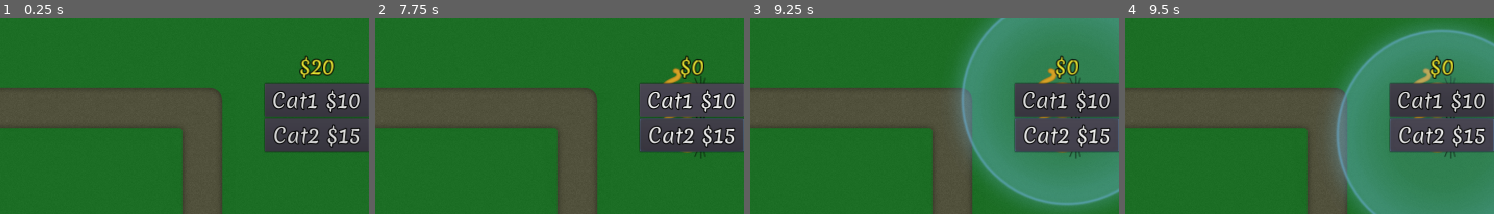
Above: before the commit, frames 1-4 (left to right).
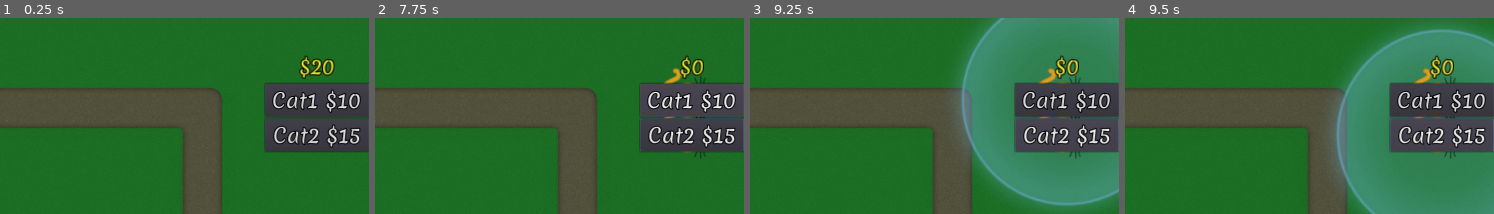
Above: after the commit, the same moments.

Repository: vibrunazo/godot-cats
Game: Godot game, scene res://scenes/Map.tscn
Two runs of this game, one before a commit and one after it. Both use one fixed random seed, a clock stepped at 60 frames per second and the inputs below.
Inputs (mouse positions are % of the whole screen's width and height, from its top left):
- Up to frame 1 (0.25 s): no input
- Up to frame 2 (7.75 s): click "Cat1 $10" at 0.5 s; click "Cat2 $15" at 1.25 s; click "Cat1 $10" at 2 s; click "Cat2 $15" at 2.75 s; click "Cat1 $10" at 3.5 s; click "Cat2 $15" at 4.25 s; drag from (93, 23) to (5, 25) at 5.02 s; drag from (93, 32) to (8, 25) at 5.77 s; move the mouse to (57, 28) at 6.52 s; click (57, 28) at 6.67 s; drag from (40, 71) to (93, 23) at 7.27 s
- Up to frame 3 (9.25 s): move the mouse to (78, 66) at 8.02 s; click (78, 66) at 8.17 s; drag from (13, 36) to (93, 32) at 8.77 s
- Up to frame 4 (9.5 s): no input
The pictures show only the part of the screen within x 50-100%, y 3-52%; the shares and areas given below are measured in that part.

Frames 1-3 are identical in both runs. In frame 4, 0.2% of the frame differs, in the area x 78-87%, y 25-34%.

Commit message:
show debug target index labels

Diff:
--- /dev/null
+++ b/resources/Merienda_font.tres
@@ -0,0 +1,10 @@
+[gd_resource type="DynamicFont" load_steps=2 format=2]
+
+[ext_resource path="res://assets/fonts/Merienda-Regular.ttf" type="DynamicFontData" id=1]
+
+[resource]
+size = 40
+outline_size = 2
+outline_color = Color( 0, 0, 0, 1 )
+use_filter = true
+font_data = ExtResource( 1 )
--- a/resources/cats_theme.tres
+++ b/resources/cats_theme.tres
@@ -1,14 +1,7 @@
-[gd_resource type="Theme" load_steps=3 format=2]
+[gd_resource type="Theme" load_steps=2 format=2]
 
-[ext_resource path="res://assets/fonts/Merienda-Regular.ttf" type="DynamicFontData" id=1]
-
-[sub_resource type="DynamicFont" id=1]
-size = 40
-outline_size = 2
-outline_color = Color( 0, 0, 0, 1 )
-use_filter = true
-font_data = ExtResource( 1 )
+[ext_resource path="res://resources/Merienda_font.tres" type="DynamicFont" id=1]
 
 [resource]
-default_font = SubResource( 1 )
+default_font = ExtResource( 1 )
 Label/colors/font_color = Color( 0.917647, 0.905882, 0.196078, 1 )
--- a/scenes/Cat.gd
+++ b/scenes/Cat.gd
@@ -14,6 +14,7 @@
 onready var bullet_sprite: Sprite = $Turret/Sprite/SpawnPosition/BulletSprite
 export var building = true
 export var SELECTION_SIZE := 400
+export var selected = true
 
 
 # Called when the node enters the scene tree for the first time.
@@ -30,12 +31,23 @@
 	unselect()
 
 func select():
+	selected = true
 	$SelectionCircle.visible = true
-	print('cat selected')
+	update_aggro_labels()
 
 func unselect():
+	selected = false
 	$SelectionCircle.visible = false
-	print('cat unselected')
+	for m in aggro_list:
+		var mouse: Mouse = m
+		mouse.show_target_index(false)
+
+func update_aggro_labels():
+	var i := 0
+	for m in aggro_list:
+		var mouse: Mouse = m
+		mouse.show_target_index(true, str(i))
+		i += 1
 
 
 # Called every frame. 'delta' is the elapsed time since the previous frame.
@@ -59,9 +71,22 @@
 	shoot()
 	$Cooldown.start()
 
+func lose_aggro(mouse: Mouse):
+	aggro_list.erase(mouse)
+	if selected:
+		mouse.show_target_index(false)
+		update_aggro_labels()
+
+func gain_aggro(mouse: Mouse):
+	aggro_list.append(mouse)
+	if selected:
+		update_aggro_labels()
+
+
+
 func _on_target_died():
 #	print('target died')
-	aggro_list.erase(target)
+	lose_aggro(target)
 	target = null
 	search_new_target()
 
@@ -97,7 +122,7 @@
 	if !area.get_parent().is_in_group("mice"):
 		return
 	var mouse: Mouse = area.get_parent()
-	aggro_list.append(mouse)
+	gain_aggro(mouse)
 	if !target:
 		search_new_target()
 #		acquire_new_target(mouse)
@@ -108,7 +133,7 @@
 	if !area.get_parent().is_in_group("mice"):
 		return
 	var mouse: Mouse = area.get_parent()
-	aggro_list.erase(mouse)
+	lose_aggro(mouse)
 	if mouse == target:
 		target = null
 		search_new_target()
--- a/scenes/Cat.tscn
+++ b/scenes/Cat.tscn
@@ -29,6 +29,7 @@
 
 [node name="Sprite" type="Sprite" parent="Turret"]
 rotation = -1.5708
+z_index = 10
 texture = ExtResource( 1 )
 
 [node name="SpawnPosition" type="Position2D" parent="Turret/Sprite"]
--- a/scenes/Mouse.gd
+++ b/scenes/Mouse.gd
@@ -24,6 +24,10 @@
 func end():
 	queue_free()
 
+func show_target_index(show: bool, index: String = ''):
+	$TargetIndexLabel.visible = show
+	$TargetIndexLabel.text = index
+
 func _physics_process(delta):
 #	print("I'm a mouse at %s" % unit_offset)
 	if unit_offset >= 1.0:
--- a/scenes/Mouse.tscn
+++ b/scenes/Mouse.tscn
@@ -1,7 +1,8 @@
-[gd_scene load_steps=4 format=2]
+[gd_scene load_steps=5 format=2]
 
 [ext_resource path="res://assets/mouse01.png" type="Texture" id=1]
 [ext_resource path="res://scenes/Mouse.gd" type="Script" id=2]
+[ext_resource path="res://resources/Merienda_font.tres" type="DynamicFont" id=3]
 
 [sub_resource type="RectangleShape2D" id=1]
 extents = Vector2( 20, 10 )
@@ -12,9 +13,17 @@
 script = ExtResource( 2 )
 
 [node name="Sprite" type="Sprite" parent="."]
+z_index = 10
 texture = ExtResource( 1 )
 
 [node name="Area2D" type="Area2D" parent="."]
 
 [node name="CollisionShape2D" type="CollisionShape2D" parent="Area2D"]
 shape = SubResource( 1 )
+
+[node name="TargetIndexLabel" type="Label" parent="."]
+visible = false
+margin_right = 128.0
+margin_bottom = 59.0
+custom_fonts/font = ExtResource( 3 )
+text = "0	"
